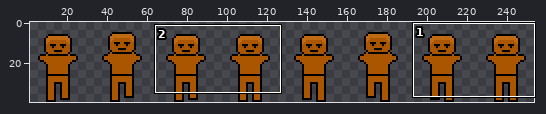
One commit to this pixel-art file: Aseprite/Front-walk-template-M.aseprite. Above, an overview of the earlier version with the close-up marked.
Close-up. Before the commit:
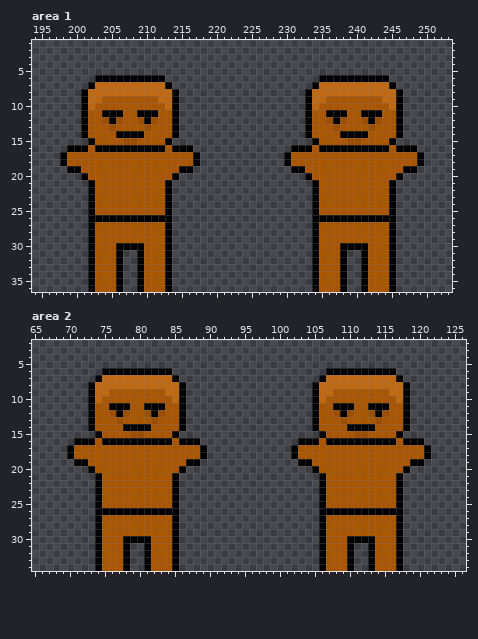
256x40 pixels, 1 frame. Shown: area 1: x 194..253, y 1..36; area 2: x 65..126, y 2..34. The wide view leaves out empty margins. The commit also changed other parts of the picture, which this record leaves out.
Once edited:
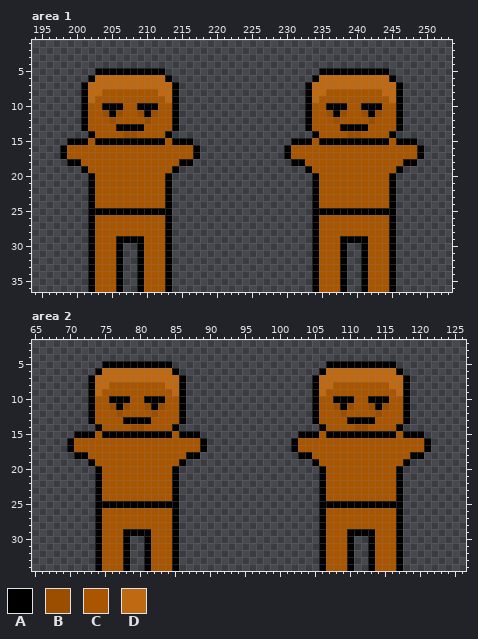
Palette (. is transparent): A #000000  B #9b4d00  C #aa5500  D #bf6913
Edits made:
--- area 1
@@ x 194..253 @@
  4 ............................................................
- 5 ............................................................
- 6 .........AAAAAAAAAA......................AAAAAAAAAA.........
- 7 ........ADDDDDDDDDDA....................ADDDDDDDDDDA........
- 8 .......ADDDDDDDDDDDDA..................ADDDDDDDDDDDDA.......
- 9 .......ADDCCCCCCCCDDA..................ADDCCCCCCCCDDA.......
-10 .......ADCCCCCCCCCCDA..................ADCCCCCCCCCCDA.......
-11 .......ACCAAACCAAACCA..................ACCAAACCAAACCA.......
-12 .......ACCBABCCBABCCA..................ACCBABCCBABCCA.......
-13 .......ACCCBCCCCBCCCA..................ACCCBCCCCBCCCA.......
-14 .......ACCCCAAAACCCCA..................ACCCCAAAACCCCA.......
-15 ........ACCCCBBCCCCA....................ACCCCBBCCCCA........
-16 .....AAACAAAAAAAAAACAAA..............AAACAAAAAAAAAACAAA.....
+ 5 .........AAAAAAAAAA......................AAAAAAAAAA.........
+ 6 ........ADDDDDDDDDDA....................ADDDDDDDDDDA........
+ 7 .......ADDDDDDDDDDDDA..................ADDDDDDDDDDDDA.......
+ 8 .......ADDCCCCCCCCDDA..................ADDCCCCCCCCDDA.......
+ 9 .......ADCCCCCCCCCCDA..................ADCCCCCCCCCCDA.......
+10 .......ACCAAACCAAACCA..................ACCAAACCAAACCA.......
+11 .......ACCBABCCBABCCA..................ACCBABCCBABCCA.......
+12 .......ACCCBCCCCBCCCA..................ACCCBCCCCBCCCA.......
+13 .......ACCCCAAAACCCCA..................ACCCCAAAACCCCA.......
+14 ........ACCCCBBCCCCA....................ACCCCBBCCCCA........
+15 .....AAACAAAAAAAAAACAAA..............AAACAAAAAAAAAACAAA.....
+16 ....ACCCCCCCCCCCCCCCCCCA............ACCCCCCCCCCCCCCCCCCA....
 17 ....ACCCCCCCCCCCCCCCCCCA............ACCCCCCCCCCCCCCCCCCA....
-18 ....ACCCCCCCCCCCCCCCCCCA............ACCCCCCCCCCCCCCCCCCA....
-19 .....AACCCCCCCCCCCCCCAA..............AACCCCCCCCCCCCCCAA.....
-20 .......ACCCCCCCCCCCCA..................ACCCCCCCCCCCCA.......
+18 .....AACCCCCCCCCCCCCCAA..............AACCCCCCCCCCCCCCAA.....
+19 .......ACCCCCCCCCCCCA..................ACCCCCCCCCCCCA.......
+20 ........ACCCCCCCCCCA....................ACCCCCCCCCCA........
 21 ........ACCCCCCCCCCA....................ACCCCCCCCCCA........
@@ x 194..253 @@
 24 ........ACCCCCCCCCCA....................ACCCCCCCCCCA........
-25 ........ACCCCCCCCCCA....................ACCCCCCCCCCA........
-26 ........AAAAAAAAAAAA....................AAAAAAAAAAAA........
+25 ........AAAAAAAAAAAA....................AAAAAAAAAAAA........
+26 ........ACCCCCCCCCCA....................ACCCCCCCCCCA........
 27 ........ACCCCCCCCCCA....................ACCCCCCCCCCA........
 28 ........ACCCCCCCCCCA....................ACCCCCCCCCCA........
-29 ........ACCCCCCCCCCA....................ACCCCCCCCCCA........
-30 ........ACCCAAAACCCA....................ACCCAAAACCCA........
+29 ........ACCCAAAACCCA....................ACCCAAAACCCA........
+30 ........ACCCA..ACCCA....................ACCCA..ACCCA........
 31 ........ACCCA..ACCCA....................ACCCA..ACCCA........
--- area 2
@@ x 65..126 @@
  4 ..............................................................
- 5 ..............................................................
- 6 ..........AAAAAAAAAA......................AAAAAAAAAA..........
- 7 .........ADDDDDDDDDDA....................ADDDDDDDDDDA.........
- 8 ........ADDDDDDDDDDDDA..................ADDDDDDDDDDDDA........
- 9 ........ADDCCCCCCCCDDA..................ADDCCCCCCCCDDA........
-10 ........ADCCCCCCCCCCDA..................ADCCCCCCCCCCDA........
-11 ........ACCAAACCAAACCA..................ACCAAACCAAACCA........
-12 ........ACCBABCCBABCCA..................ACCBABCCBABCCA........
-13 ........ACCCBCCCCBCCCA..................ACCCBCCCCBCCCA........
-14 ........ACCCCAAAACCCCA..................ACCCCAAAACCCCA........
-15 .........ACCCCBBCCCCA....................ACCCCBBCCCCA.........
-16 ......AAACAAAAAAAAAACAAA..............AAACAAAAAAAAAACAAA......
+ 5 ..........AAAAAAAAAA......................AAAAAAAAAA..........
+ 6 .........ADDDDDDDDDDA....................ADDDDDDDDDDA.........
+ 7 ........ADDDDDDDDDDDDA..................ADDDDDDDDDDDDA........
+ 8 ........ADDCCCCCCCCDDA..................ADDCCCCCCCCDDA........
+ 9 ........ADCCCCCCCCCCDA..................ADCCCCCCCCCCDA........
+10 ........ACCAAACCAAACCA..................ACCAAACCAAACCA........
+11 ........ACCBABCCBABCCA..................ACCBABCCBABCCA........
+12 ........ACCCBCCCCBCCCA..................ACCCBCCCCBCCCA........
+13 ........ACCCCAAAACCCCA..................ACCCCAAAACCCCA........
+14 .........ACCCCBBCCCCA....................ACCCCBBCCCCA.........
+15 ......AAACAAAAAAAAAACAAA..............AAACAAAAAAAAAACAAA......
+16 .....ACCCCCCCCCCCCCCCCCCA............ACCCCCCCCCCCCCCCCCCA.....
 17 .....ACCCCCCCCCCCCCCCCCCA............ACCCCCCCCCCCCCCCCCCA.....
-18 .....ACCCCCCCCCCCCCCCCCCA............ACCCCCCCCCCCCCCCCCCA.....
-19 ......AACCCCCCCCCCCCCCAA..............AACCCCCCCCCCCCCCAA......
-20 ........ACCCCCCCCCCCCA..................ACCCCCCCCCCCCA........
+18 ......AACCCCCCCCCCCCCCAA..............AACCCCCCCCCCCCCCAA......
+19 ........ACCCCCCCCCCCCA..................ACCCCCCCCCCCCA........
+20 .........ACCCCCCCCCCA....................ACCCCCCCCCCA.........
 21 .........ACCCCCCCCCCA....................ACCCCCCCCCCA.........
@@ x 65..126 @@
 24 .........ACCCCCCCCCCA....................ACCCCCCCCCCA.........
-25 .........ACCCCCCCCCCA....................ACCCCCCCCCCA.........
-26 .........AAAAAAAAAAAA....................AAAAAAAAAAAA.........
+25 .........AAAAAAAAAAAA....................AAAAAAAAAAAA.........
+26 .........ACCCCCCCCCCA....................ACCCCCCCCCCA.........
 27 .........ACCCCCCCCCCA....................ACCCCCCCCCCA.........
 28 .........ACCCCCCCCCCA....................ACCCCCCCCCCA.........
-29 .........ACCCCCCCCCCA....................ACCCCCCCCCCA.........
-30 .........ACCCAAAACCCA....................ACCCAAAACCCA.........
+29 .........ACCCAAAACCCA....................ACCCAAAACCCA.........
+30 .........ACCCA..ACCCA....................ACCCA..ACCCA.........
 31 .........ACCCA..ACCCA....................ACCCA..ACCCA.........
